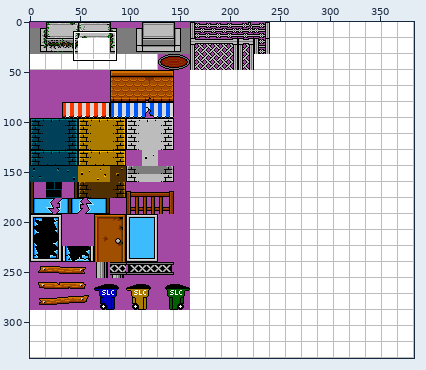
A sprite sheet gets an edit: tilesheets/Salt_Lakebed_City/salt_lakebed_city.png. The first picture is a wide view before the edit; the outline marks the close-up.
Close-up. Before the edit:
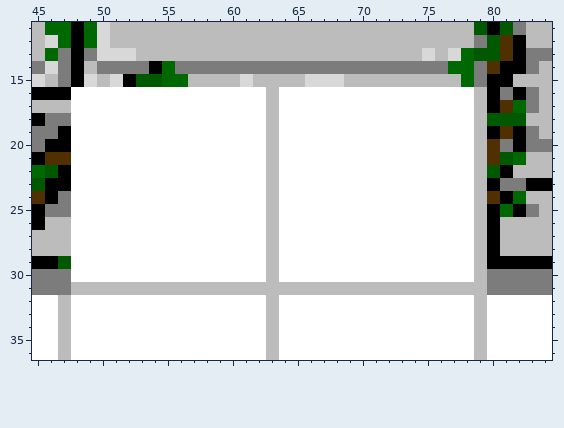
The file is 384x336 pixels. Shown: x 45..84, y 11..36. The commit also changed other parts of the picture, which this record leaves out.
Once edited:
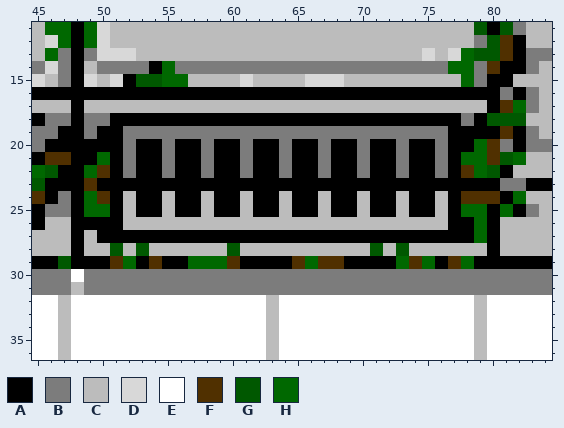
Palette (. is transparent): A #000000  B #7c7c7c  C #bcbcbc  D #d8d8d8  E #ffffff  F #503000  G #005800  H #006800
Edits made:
y 16: x 48..79 EEEEEEEEEEEEEEECEEEEEEEEEEEEEEEC -> AAAAAAAAAAAAAAAAAAAAAAAAAAAAAAAA
y 17: x 48..62 EEEEEEEEEEEEEEE -> ACCCCCCCCCCCCCC; x 64..78 EEEEEEEEEEEEEEE -> CCCCCCCCCCCCCCC
y 18: x 48..79 EEEEEEEEEEEEEEECEEEEEEEEEEEEEEEC -> ABBAAAAAAAAAAAAAAAAAAAAAAAAAAABA
y 19: x 48..79 EEEEEEEEEEEEEEECEEEEEEEEEEEEEEEC -> ABAABBBBBBBBBBBBBBBBBBBBBBBBBAAA
y 20: x 48..79 EEEEEEEEEEEEEEECEEEEEEEEEEEEEEEC -> AAAABAABAABAABAABAABAABAABAABAAH
y 21: x 48..79 EEEEEEEEEEEEEEECEEEEEEEEEEEEEEEC -> AAHABAABAABAABAABAABAABAABAABAHH
y 22: x 48..79 EEEEEEEEEEEEEEECEEEEEEEEEEEEEEEC -> AHFABAABAABAABAABAABAABAABAABAFH
y 23: x 48..79 EEEEEEEEEEEEEEECEEEEEEEEEEEEEEEC -> AFAAAAAAAAAAAAAAAAAAAAAAAAAAAAAA
y 24: x 48..79 EEEEEEEEEEEEEEECEEEEEEEEEEEEEEEC -> AHFACAACAACAACAACAACAACAACAACAFF
y 25: x 48..79 EEEEEEEEEEEEEEECEEEEEEEEEEEEEEEC -> AHHACAACAACAACAACAACAACAACAACAHH
y 26: x 48..62 EEEEEEEEEEEEEEE -> AAAACCCCCCCCCCC; x 64..79 EEEEEEEEEEEEEEEC -> CCCCCCCCCCCCCAAH
y 27: x 48..79 EEEEEEEEEEEEEEECEEEEEEEEEEEEEEEC -> ACAAAAAAAAAAAAAAAAAAAAAAAAAAAAAH
y 28: x 48..62 EEEEEEEEEEEEEEE -> ACCGCGCCCCCCGCC; x 64..78 EEEEEEEEEEEEEEE -> CCCCCCCGCGCCCCC
y 29: x 48..79 EEEEEEEEEEEEEEECEEEEEEEEEEEEEEEC -> AAAFHAFAAHHHFAAAAFHFFAAAAHFHAFHA
y 30: x 49..79 EEEEEEEEEEEEEECEEEEEEEEEEEEEEEC -> BBBBBBBBBBBBBBBBBBBBBBBBBBBBBBB
y 31: x 49..79 CCCCCCCCCCCCCCCCCCCCCCCCCCCCCCC -> BBBBBBBBBBBBBBBBBBBBBBBBBBBBBBB
Changed places in both close-ups, as pixel boxes (x1, y1, x2, y2):
changed: (71, 87, 487, 295)
